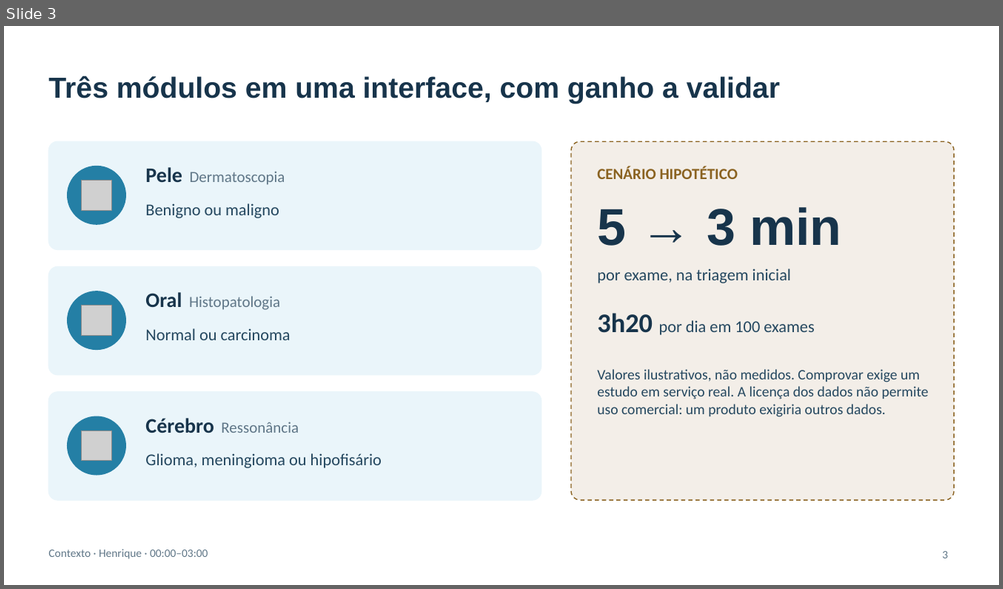
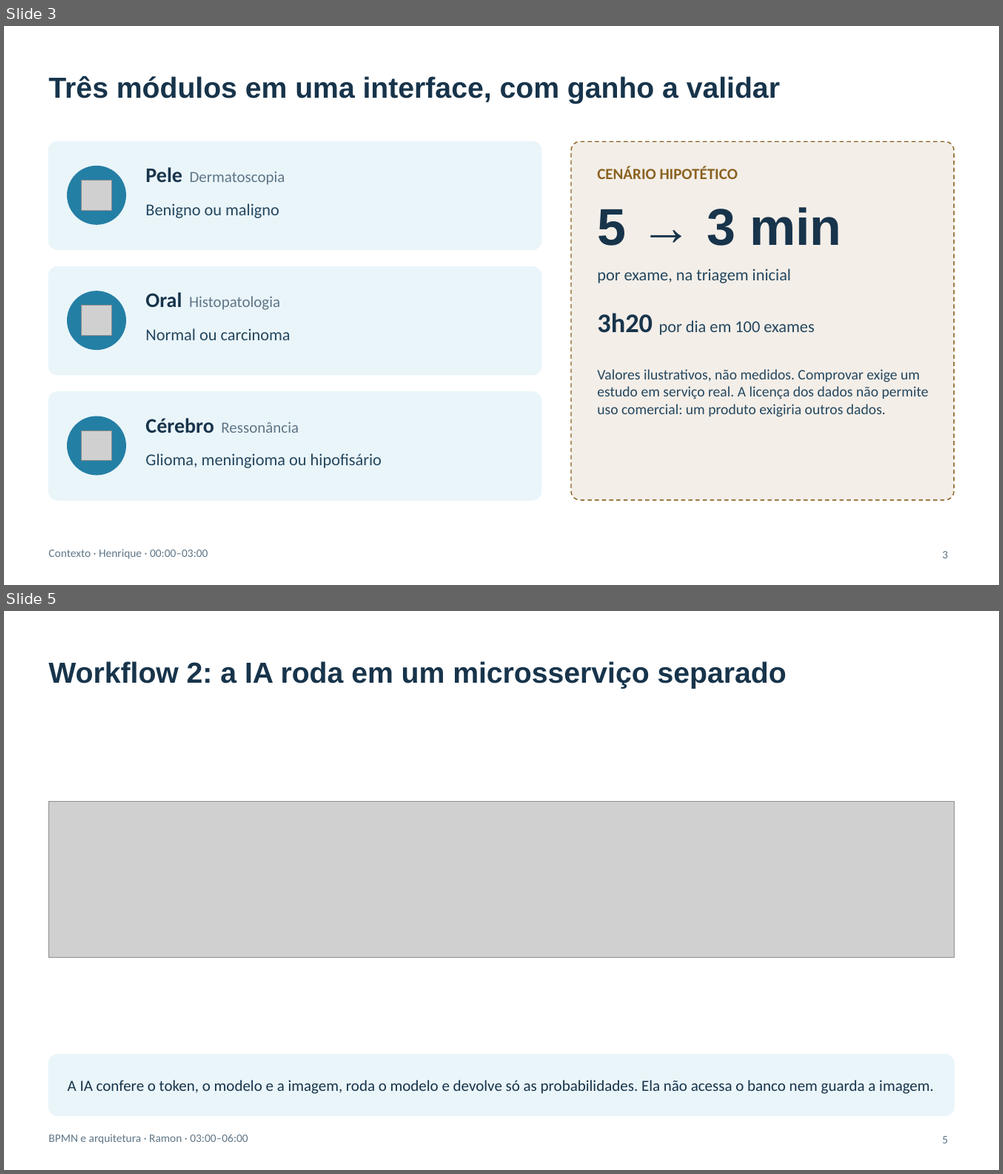
Before and after one commit to joaopgf/PixoraMed, a slide deck: docs/PixoraMed_apresentacao_banca.pptx. Shown one above the other, each under a label of ours: slide 3 before the commit, slides 3 and 5 after it; the slides between them are not shown. The pictures are 1003x589 and 1003x1174 pixels, drawn with LibreOffice and Linux fonts; fonts in the diff are those of the drawing; grey boxes stand for pictures; background and template pictures are left out. Boxes give left, top, right and bottom in pixels: in the first picture for what was removed or moved away, otherwise in the second. Text is boxed around its words. In the diff, an @@ line names an element or a change of style, - is before the commit and + after.

```diff
--- a/docs/PixoraMed_apresentacao_banca.pptx
+++ b/docs/PixoraMed_apresentacao_banca.pptx
@@ slide 5 added at [4,611,999,1170], background #FFFFFF @@
@@ title added at [48,661,786,689], 28 pt, text #17344B, bold @@
+Workflow 2: a IA roda em um microsserviço separado
@@ picture added at [48,802,954,958] @@
@@ rounded rectangle added at [48,1055,954,1116], fill #EAF5FA, outline #EAF5FA 1 pt @@
@@ text added at [68,1080,933,1094], 15 pt, text #17344B @@
+A IA confere o token, o modelo e a imagem, roda o modelo e devolve só as probabilidades. Ela não acessa o banco nem guarda a imagem.
@@ text added at [48,1134,247,1145], 11 pt, text #5F7687 @@
+BPMN e arquitetura · Ramon · 03:00–06:00
@@ page number added at [942,1136,948,1144], 11 pt, text #5F7687 @@
+5
```
Also in this commit, not shown: 5 slides changed, 1 other slide added.
